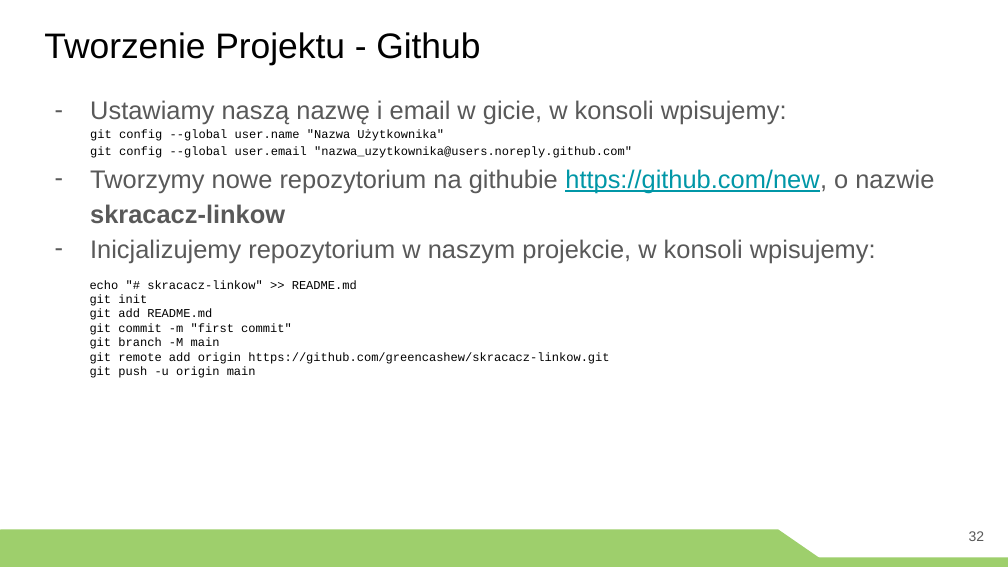
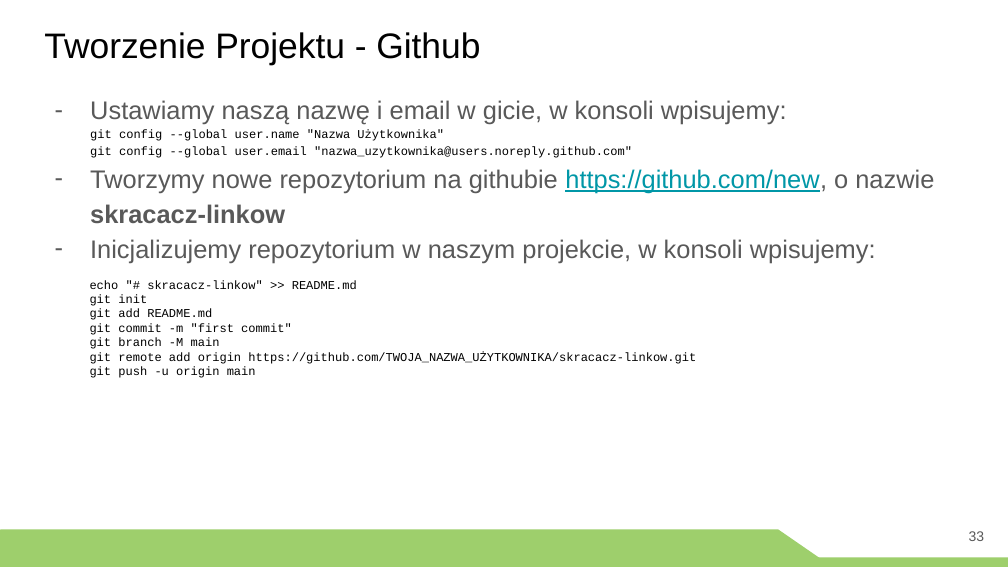
Before and after one commit to greencashew/warsztaty-podstawy-springa, a slide deck: slide 33 of prezentacja/szkolenie spring.pptx (slide 32 before the commit). Drawn at 1008x567 pixels with LibreOffice and Linux fonts; fonts in the diff are those of the drawing. Boxes give left, top, right and bottom in pixels: in the first picture for what was removed or moved away, otherwise in the second. Text is boxed around its words. In the diff, an @@ line names an element or a change of style, - is before the commit and + after.

```diff
--- a/prezentacja/szkolenie spring.pptx
+++ b/prezentacja/szkolenie spring.pptx
@@ text at [90, 352, 696, 364]: text changed @@
-git remote add origin https://github.com/greencashew/skracacz-linkow.git
+git remote add origin https://github.com/TWOJA_NAZWA_UŻYTKOWNIKA/skracacz-linkow.git
@@ page number at [969, 531, 985, 541]: text changed @@
-32
+33
```
Also in this commit, not shown: 14 other slides changed, 1 slide added, 1 other file.
